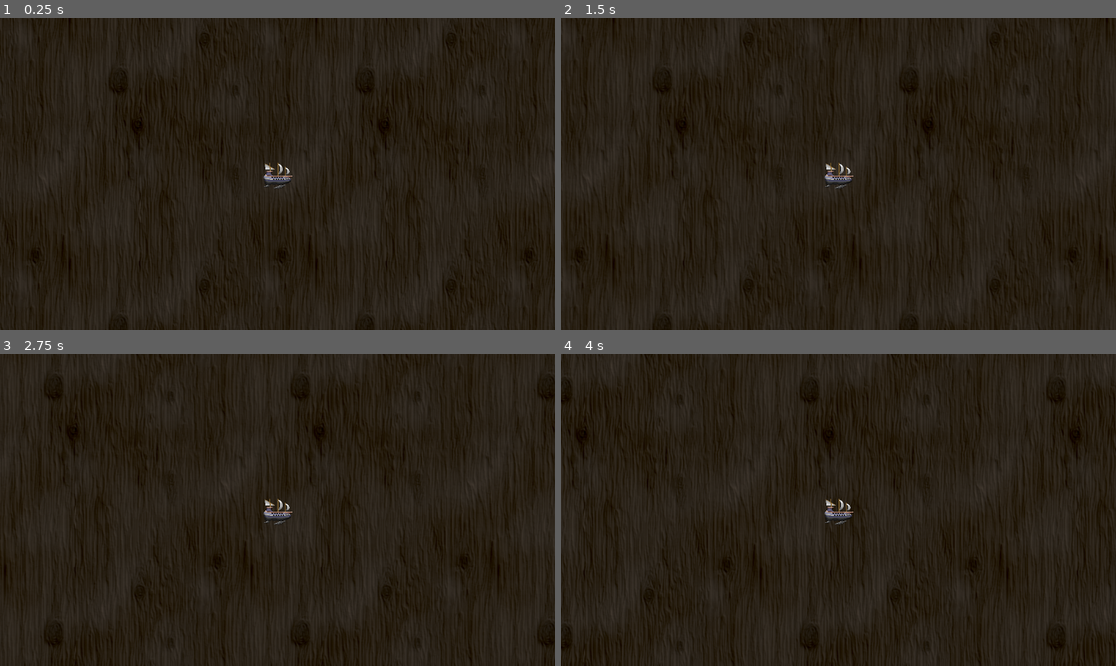
Above: before the commit, frames 1-4 (two rows, left to right).
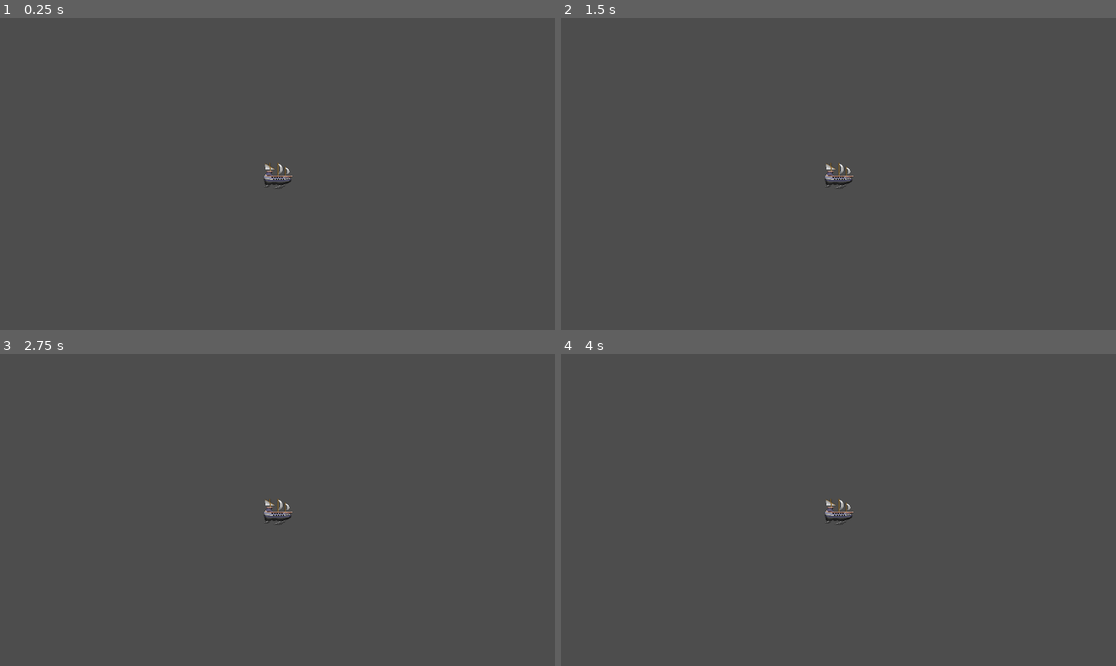
Above: after the commit, the same moments.

Repository: SilverKnightGG/Speed-Mini-Jam
Game: Godot game, scene res://Scenes/stage.tscn
The game is run twice, just before and just after one commit, with the same random seed, the same clock (stepped at 60 frames per second) and the same inputs. The project has no main scene, so this scene is started directly.
Inputs:
- Up to frame 1 (0.25 s): no input
- Up to frame 2 (1.5 s): tap Enter at 0.5 s; hold Right (RIGHT) 0.53-1.28 s; hold Down (DOWN) from 1.28 s (still down)
- Up to frame 3 (2.75 s): release Down (DOWN) at 2.03 s; hold Right (RIGHT) from 2.03 s (still down)
- Up to frame 4 (4 s): release Right (RIGHT) at 2.78 s; hold Up (UP) 2.78-3.53 s; hold Left (LEFT) from 3.53 s (still down)

The runs differ from the first frame. In frame 1, 100% of the frame differs, in the area x 0-100%, y 0-100%; in frame 2, 100%; in frame 3, 100%; in frame 4, 100%.

Commit message:
Minor refactors to make Entity inheritors and Enemy -Enemy is catchall for any moving obstacles here  Added simple MoveTowardBehavior from SoE for their movement -ShipEntity is now the ship's class inheriting Entity, and  Registry holds a reference to .ship
Signed-off-by: Keith Winget <keith2blu@gmail.com>

Diff:
--- a/Scenes/Autoload/registry.gd
+++ b/Scenes/Autoload/registry.gd
@@ -3,3 +3,4 @@
 
 
 var main: Node = null
+var ship: ShipEntity = null
--- /dev/null
+++ b/Scenes/Entities/enemy_entity.tscn
@@ -0,0 +1,41 @@
+[gd_scene load_steps=7 format=3 uid="uid://bhc4v8e7woqum"]
+
+[ext_resource type="Script" uid="uid://d4ia61qi0cbin" path="res://Scenes/Entitiesobject.gd" id="1_y6qv6"]
+[ext_resource type="Script" uid="uid://bwhdiepo5jj0u" path="res://Scenes/Entities/simple_physics_area.gd" id="2_iothp"]
+[ext_resource type="Script" uid="uid://b74k3hljc2ftk" path="res://Scenes/Entities/moving_nodes.gd" id="4_04u4h"]
+[ext_resource type="Texture2D" uid="uid://ejf7qeub7usi" path="res://Assets/Graphics/Textures/Galleon.png" id="5_nmwn6"]
+[ext_resource type="Script" uid="uid://18qbvfo0etqi" path="res://Scenes/Entities/move_toward_behavior.gd" id="5_y6qv6"]
+
+[sub_resource type="CircleShape2D" id="CircleShape2D_eju28"]
+radius = 24.0
+
+[node name="Entity" type="Node2D"]
+script = ExtResource("1_y6qv6")
+
+[node name="Mover" type="Area2D" parent="."]
+unique_name_in_owner = true
+script = ExtResource("2_iothp")
+navigation = 1
+max_speed = 100.0
+acceleration = 100.0
+
+[node name="CollisionShape2D" type="CollisionShape2D" parent="Mover"]
+unique_name_in_owner = true
+shape = SubResource("CircleShape2D_eju28")
+
+[node name="KnockbackTimer" type="Timer" parent="."]
+unique_name_in_owner = true
+
+[node name="MoveTowardBehavior" type="Node" parent="."]
+unique_name_in_owner = true
+script = ExtResource("5_y6qv6")
+
+[node name="MovingNodes" type="Node2D" parent="."]
+unique_name_in_owner = true
+script = ExtResource("4_04u4h")
+
+[node name="MoverSprite" type="Sprite2D" parent="MovingNodes"]
+unique_name_in_owner = true
+texture = ExtResource("5_nmwn6")
+
+[node name="Camera2D" type="Camera2D" parent="MovingNodes"]
--- a/Scenes/Entities/input_movement.gd
+++ b/Scenes/Entities/input_movement.gd
@@ -18,7 +18,6 @@
 			move_velocity = Vector2.ZERO
 		MovementArea.State.MOVING:
 			vector_pressed = Input.get_vector("LEFT", "RIGHT", "UP", "DOWN").round() # always needs 1.0 or 0.0 value in each component
-			prints("input vector_pressed =", str(vector_pressed))
 			if not vector_pressed.x == 0.0:
 				flip.emit(Vector2(vector_pressed.x / abs(vector_pressed.x), 1.0))
 
--- /dev/null
+++ b/Scenes/Entities/move_toward_behavior.gd
@@ -0,0 +1,38 @@
+class_name AggressiveBehavior extends Node
+
+const UPDATE_FREQUENCY = 0.3
+var update_timer: float = 0.1 # Nudged to just above zero to cover potential weird edge-case (I want to think of a better solution, or rule out needing this)
+var current_position: Vector2 = Vector2.ZERO
+var player_ship: ShipEntity
+
+
+signal position_updated(new_position: Vector2)
+
+
+func _is_behind() -> bool:
+	return true if owner.mover.global_position.x < Registry.ship.mover.global_position.x else false
+
+
+func _reset_update_timer():
+	update_timer = UPDATE_FREQUENCY
+
+
+func _get_base_tracking_position() -> Vector2:
+	return player_ship.global_position
+
+
+func _process(delta):
+	if _is_behind():
+		return
+
+	update_timer -= delta
+
+	if update_timer > 0.0:
+		return
+
+	_reset_update_timer()
+	position_updated.emit(_get_base_tracking_position())
+
+
+func _ready():
+	_reset_update_timer()
--- /dev/null
+++ b/Scenes/Entities/ship_entity.gd
@@ -0,0 +1,8 @@
+class_name ShipEntity extends Entity
+
+
+
+func _ready():
+	super._ready()
+
+	Registry.ship = self
--- a/Scenes/Entities/entity.tscn
+++ b/Scenes/Entities/ship_entity.tscn
@@ -1,6 +1,6 @@
 [gd_scene load_steps=7 format=3 uid="uid://uh16to4u3v10"]
 
-[ext_resource type="Script" uid="uid://d4ia61qi0cbin" path="res://Scenes/Entitiesobject.gd" id="1_5jyb3"]
+[ext_resource type="Script" uid="uid://byna0dlam2tsv" path="res://Scenes/Entities/ship_entity.gd" id="1_5cpm7"]
 [ext_resource type="Script" uid="uid://bwhdiepo5jj0u" path="res://Scenes/Entities/simple_physics_area.gd" id="2_buhsh"]
 [ext_resource type="Texture2D" uid="uid://ejf7qeub7usi" path="res://Assets/Graphics/Textures/Galleon.png" id="3_rif75"]
 [ext_resource type="Script" uid="uid://tnuibtauyqsa" path="res://Scenes/Entities/input_movement.gd" id="4_buhsh"]
@@ -9,8 +9,8 @@
 [sub_resource type="CircleShape2D" id="CircleShape2D_eju28"]
 radius = 24.0
 
-[node name="Entity" type="Node2D"]
-script = ExtResource("1_5jyb3")
+[node name="ShipEntity" type="Node2D"]
+script = ExtResource("1_5cpm7")
 
 [node name="Mover" type="Area2D" parent="."]
 unique_name_in_owner = true
--- a/Scenes/Entitiesobject.gd
+++ b/Scenes/Entitiesobject.gd
@@ -1,5 +1,4 @@
 class_name Entity extends Node2D
-
 
 
 @onready var mover: MovementArea = %Mover
--- a/Scenes/stage.tscn
+++ b/Scenes/stage.tscn
@@ -1,16 +1,7 @@
-[gd_scene load_steps=3 format=3 uid="uid://ctwu80l76nigy"]
+[gd_scene load_steps=2 format=3 uid="uid://ctwu80l76nigy"]
 
-[ext_resource type="Texture2D" uid="uid://c2uboyvk0kfro" path="res://Assets/Graphics/Textures/wood_tileable_bg.png" id="1_84iix"]
-[ext_resource type="PackedScene" uid="uid://uh16to4u3v10" path="res://Scenes/Entities/entity.tscn" id="2_plxqo"]
+[ext_resource type="PackedScene" uid="uid://uh16to4u3v10" path="res://Scenes/Entities/ship_entity.tscn" id="2_plxqo"]
 
 [node name="Stage" type="Node2D"]
 
-[node name="TextureRect" type="TextureRect" parent="."]
-offset_left = -1310.0
-offset_top = -843.0
-offset_right = 1290.0
-offset_bottom = 759.0
-texture = ExtResource("1_84iix")
-stretch_mode = 1
-
 [node name="Entity" parent="." instance=ExtResource("2_plxqo")]
Not shown, added: Scenes/Entities/move_toward_behavior.gd.uid
Not shown, added: Scenes/Entities/ship_entity.gd.uid
